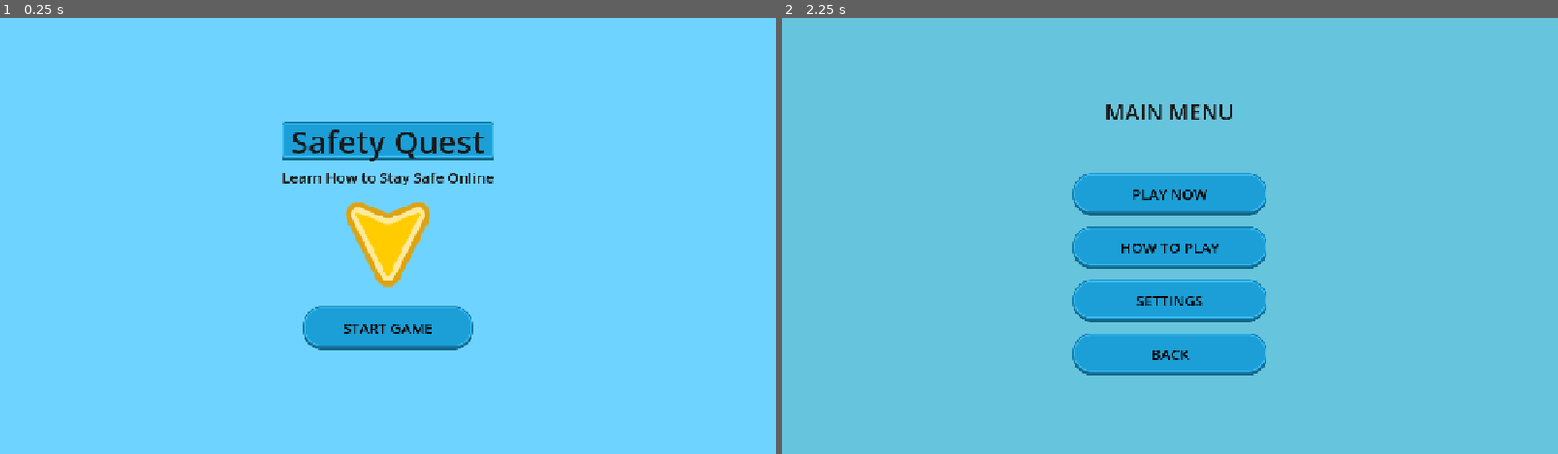
Above: before the commit, frames 1-2 (left to right).
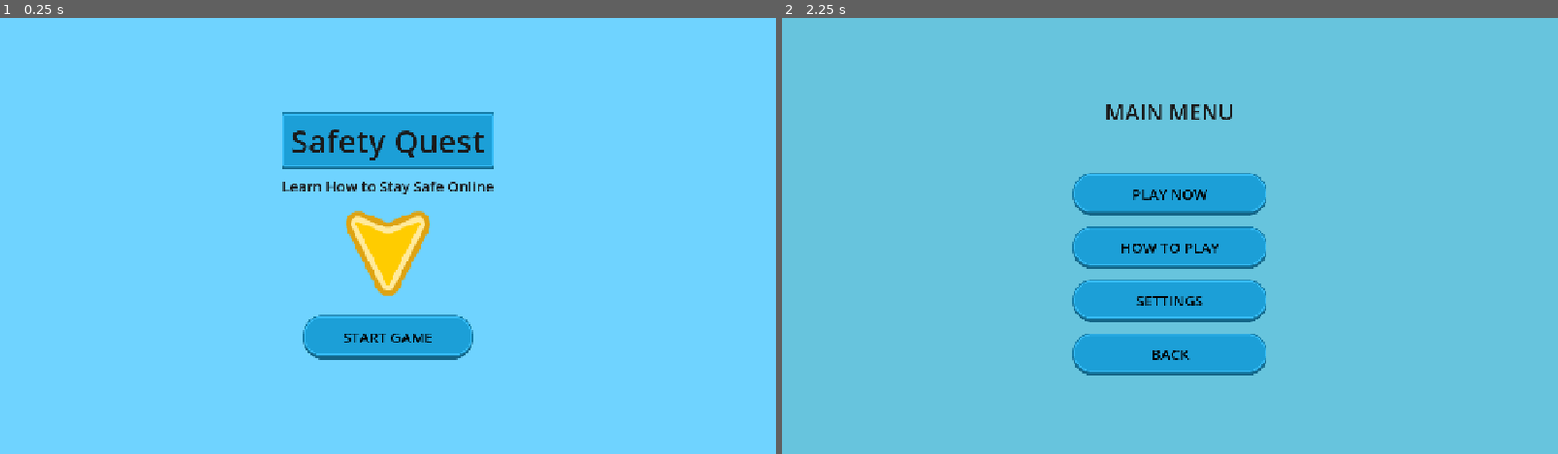
Above: after the commit, the same moments.

Repository: stackedStewart/online-safety-gamified-prototype
Game: Godot game, scene res://scenes/main.tscn
Same seed, same stepped clock (60 frames per second), same inputs: the game is played once before the commit and once after it.
Inputs:
- Up to frame 1 (0.25 s): no input
- Up to frame 2 (2.25 s): click "START GAME" at 0.5 s; click "BACK" at 1.25 s; click "START GAME" at 2 s

The runs differ from the first frame. In frame 1, 5.2% of the frame differs, in the area x 36-64%, y 21-79%; in frame 2, nothing differs.

Commit message:
fixed title banner

Diff:
--- a/scenes/start.tscn
+++ b/scenes/start.tscn
@@ -54,10 +54,10 @@
 [node name="NinePatchRect" type="NinePatchRect" parent="Margin/Layout/TitleWrap"]
 layout_mode = 2
 texture = ExtResource("2_bodal")
-patch_margin_left = 32
-patch_margin_top = 32
-patch_margin_right = 32
-patch_margin_bottom = 32
+patch_margin_left = 35
+patch_margin_top = 35
+patch_margin_right = 35
+patch_margin_bottom = 60
 
 [node name="TitleLabel" type="Label" parent="Margin/Layout/TitleWrap/NinePatchRect"]
 layout_mode = 1
